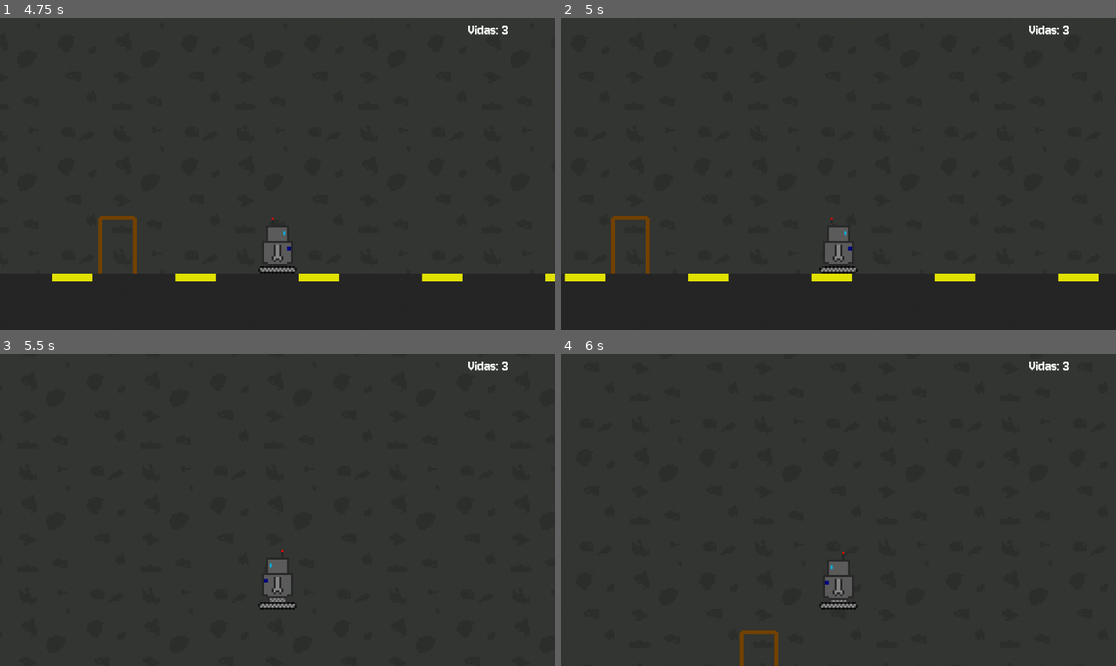
Above: before the commit, frames 1-4 (two rows, left to right).
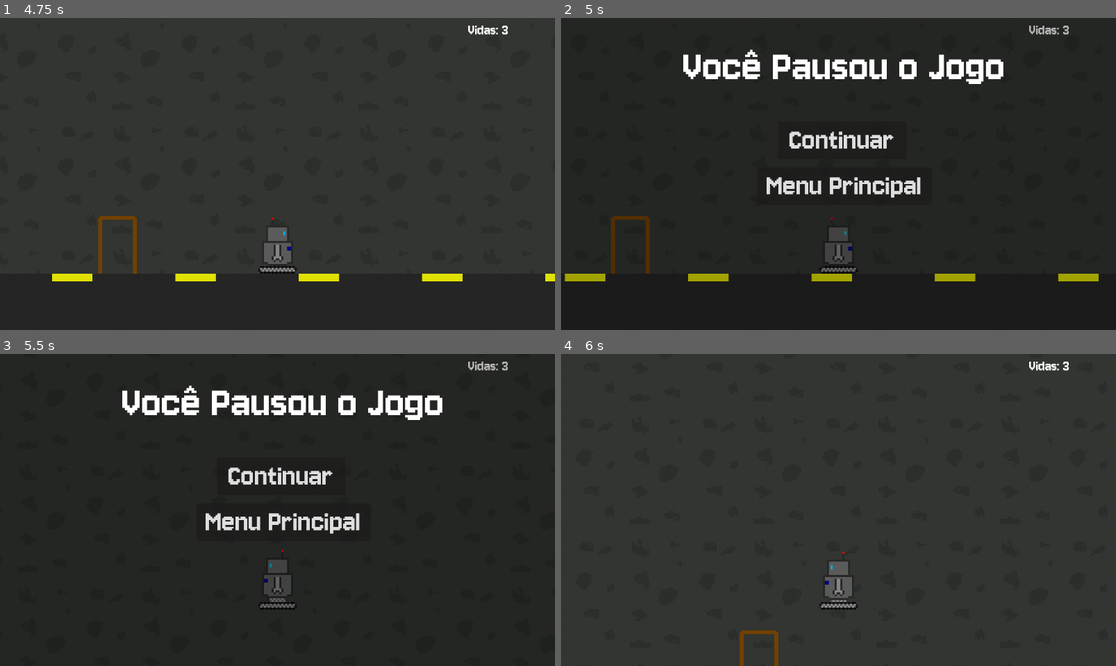
Above: after the commit, the same moments.

Repository: Letacio-Bezerra/Projeto-Games-Fiap
Game: Godot game, scene res://Scenes/menu/menu_inicial.tscn
Same seed, same stepped clock (60 frames per second), same inputs: the game is played once before the commit and once after it.
Inputs (mouse positions are in pixels of both pictures, inside the frame that each line leads up to):
- Up to frame 1 (4.75 s): click "Play" at 0.5 s; tap Enter at 1.25, 4.25 s; hold D (right) 1.28-2.78 s; tap E (interact) every 0.75 s from 1.35 to 4.35 s; tap Space (jump) at 1.52, 2, 2.27, 3.77, 4.52 s; hold A (left) 2.78-3.53 s; hold D (right) from 3.53 s (still down)
- Up to frame 2 (5 s): keep holding D (right); tap Escape (pause) at 4.9 s
- Up to frame 3 (5.5 s): release D (right) at 5.03 s; hold A (left) from 5.03 s (still down); tap E (interact) at 5.1 s; tap Space (jump) at 5.27 s
- Up to frame 4 (6 s): release A (left) at 5.75 s; click (844, 475) at 5.75 s, where only the run after the commit has a clickable "Continuar"

Frame 1 is identical in both runs. In frame 2, 5.5% of the frame differs, in the area x 0-97%, y 2-85%; in frame 3, 4.3%; in frame 4, nothing differs.

Commit message:
resolvido bugs e adicionando base das caixas

Diff:
--- a/ac-1-2-tri/Scenes/enemys/enemy_clark.tscn
+++ b/ac-1-2-tri/Scenes/enemys/enemy_clark.tscn
@@ -61,6 +61,7 @@
 size = Vector2(23.25, 65)
 
 [node name="Enemy_Clark" type="CharacterBody2D" unique_id=2076807190]
+collision_mask = 5
 script = ExtResource("1_4jm7c")
 
 [node name="AnimatedSprite2D" type="AnimatedSprite2D" parent="." unique_id=1782139589]
--- a/ac-1-2-tri/Scenes/enemys/enemy_mono_bola.tscn
+++ b/ac-1-2-tri/Scenes/enemys/enemy_mono_bola.tscn
@@ -180,6 +180,7 @@
 radius = 36.0
 
 [node name="Mono_Bola" type="CharacterBody2D" unique_id=44867175]
+collision_mask = 5
 script = ExtResource("1_2yos0")
 invert_patrol = true
 
--- a/ac-1-2-tri/Scenes/levels/level_hub.tscn
+++ b/ac-1-2-tri/Scenes/levels/level_hub.tscn
@@ -9,6 +9,7 @@
 [ext_resource type="PackedScene" uid="uid://t4eba58qrakf" path="res://Scenes/player.tscn" id="6_ejglo"]
 [ext_resource type="PackedScene" uid="uid://cj3jd1rf2be14" path="res://Scenes/hud.tscn" id="8_axtit"]
 [ext_resource type="PackedScene" uid="uid://cghw8bjbappmy" path="res://Scenes/collectibles/six_seven.tscn" id="10_ejglo"]
+[ext_resource type="PackedScene" uid="uid://duhe7tinigiw0" path="res://Scenes/menu/pause_menu.tscn" id="10_wakeg"]
 
 [sub_resource type="TileSetAtlasSource" id="TileSetAtlasSource_0f350"]
 texture = ExtResource("1_gjady")
@@ -164,3 +165,5 @@
 
 [node name="six_seven" parent="." unique_id=710151850 instance=ExtResource("10_ejglo")]
 position = Vector2(-1857, 18)
+
+[node name="pause_menu" parent="." unique_id=364659798 instance=ExtResource("10_wakeg")]
--- /dev/null
+++ b/ac-1-2-tri/Scenes/objects/caixa_1.tscn
@@ -0,0 +1,7 @@
+[gd_scene format=3 uid="uid://dj3le6o4bdx58"]
+
+[node name="caixa_1" type="Area2D" unique_id=2051615473]
+
+[node name="CollisionShape2D" type="CollisionShape2D" parent="." unique_id=507860253]
+
+[node name="Sprite2D" type="Sprite2D" parent="." unique_id=705846518]
--- a/ac-1-2-tri/Scripts/game_over.gd
+++ b/ac-1-2-tri/Scripts/game_over.gd
@@ -1,6 +1,7 @@
 extends Control
 
 @onready var tentar_novamente_button: Button = $TentarNovamenteButton
+@onready var hud: CanvasLayer = $"../hud"
 
 # Called when the node enters the scene tree for the first time.
 func _ready() -> void:
@@ -8,3 +9,4 @@
 
 func _on_tentar_novamente_button_pressed() -> void:
 	get_tree().change_scene_to_file("res://Scenes/levels/level_hub.tscn")
+	GameManager.vidas = 3
--- a/ac-1-2-tri/Scripts/pause_menu.gd
+++ b/ac-1-2-tri/Scripts/pause_menu.gd
@@ -16,7 +16,7 @@
 			get_tree().paused = false
 		else:
 			show()
-	get_tree().paused = true
+	get_tree().paused = false
 
 # função que executa quando o botão Continuar é clicado, removendo
 # o estado de pause da cena para voltar o jogo e escondendo o menu
--- a/ac-1-2-tri/project.godot
+++ b/ac-1-2-tri/project.godot
@@ -51,9 +51,16 @@
 }
 pause={
 "deadzone": 0.2,
-"events": [Object(InputEventKey,"resource_local_to_scene":false,"resource_name":"","device":0,"window_id":0,"alt_pressed":false,"shif …(180 unchanged characters)…
+"events": [Object(InputEventKey,"resource_local_to_scene":false,"resource_name":"","device":-1,"window_id":0,"alt_pressed":false,"shif …(180 unchanged characters)…
 ]
 }
+
+[layer_names]
+
+2d_physics/layer_1="Inimigos"
+2d_physics/layer_2="Coletaveis"
+2d_physics/layer_3="Player"
+2d_physics/layer_4="Objetos"
 
 [physics]
 
